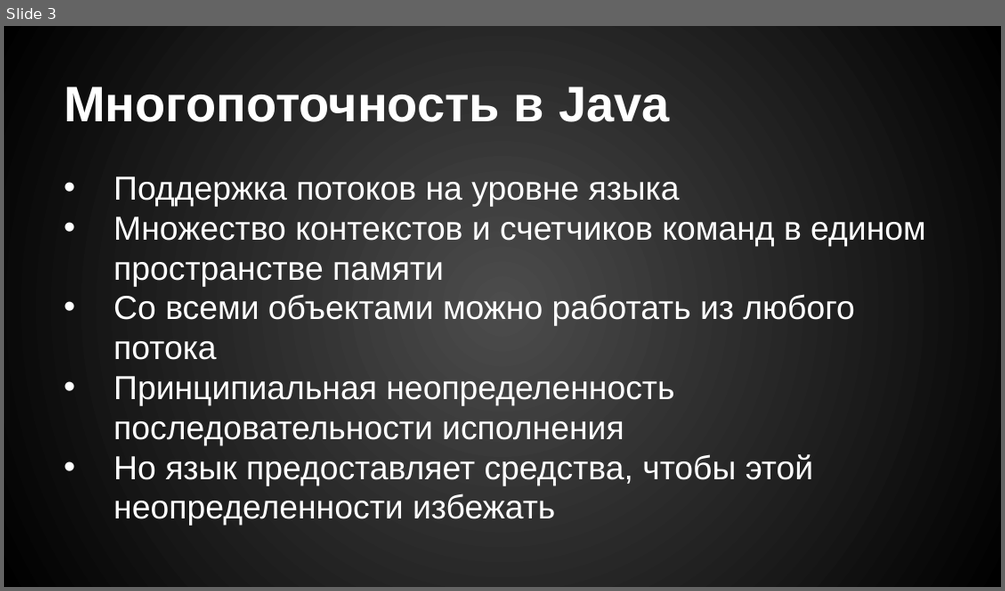
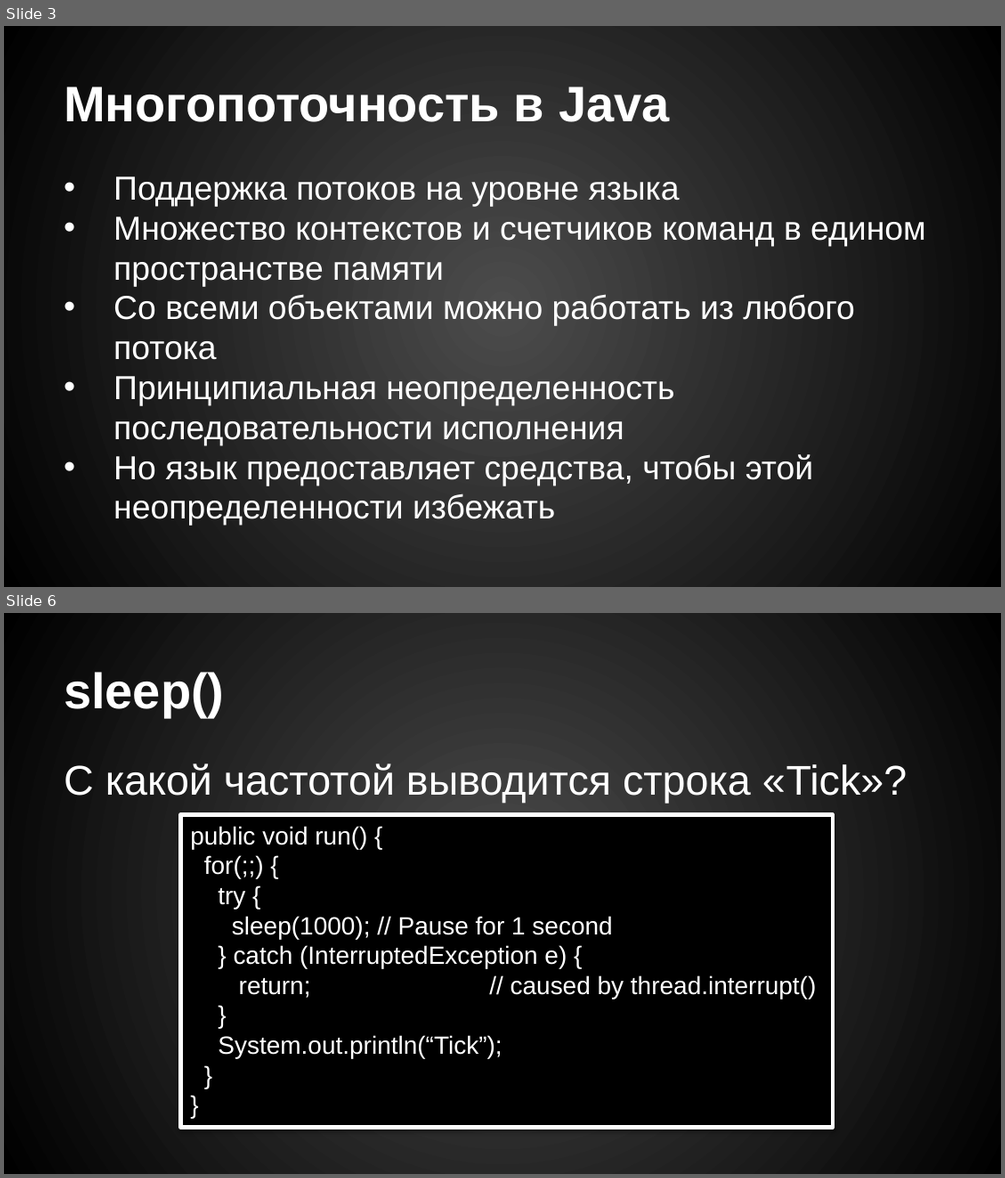
Before and after one commit to drxaos-edu/lecture-java-concurrency, a slide deck: concurrency.pptx. Shown one above the other, each under a label of ours: slide 3 before the commit, slides 3 and 6 after it; the slides between them are not shown. The pictures are 1005x591 and 1005x1178 pixels, drawn with LibreOffice and Linux fonts; fonts in the diff are those of the drawing. Boxes give left, top, right and bottom in pixels: in the first picture for what was removed or moved away, otherwise in the second. Text is boxed around its words. In the diff, an @@ line names an element or a change of style, - is before the commit and + after.

```diff
--- a/concurrency.pptx
+++ b/concurrency.pptx
@@ slide 6 added at (4,613,1001,1174), background gradient #4C4C4C to #000000 @@
@@ title added at (64,672,224,717), 36 pt, text #FFFFFF, bold @@
+sleep()
@@ text added at (64,763,906,803), 30 pt, text #FFFFFF @@
+С какой частотой выводится строка «Tick»?
@@ rectangle added at (180,815,833,1127), fill #000000, outline #FFFFFF 3 pt, 18 pt, text #FFFFFF @@
+public void run() {
+for(;;) {
+try {
+sleep(1000); // Pause for 1 second
+} catch (InterruptedException e) {
+return; // caused by thread.interrupt()
+}
+System.out.println(“Tick”);
+}
+}
```
Also in this commit, not shown: 3 slides changed, 12 other slides added, 1 slide removed, 3 other files.
